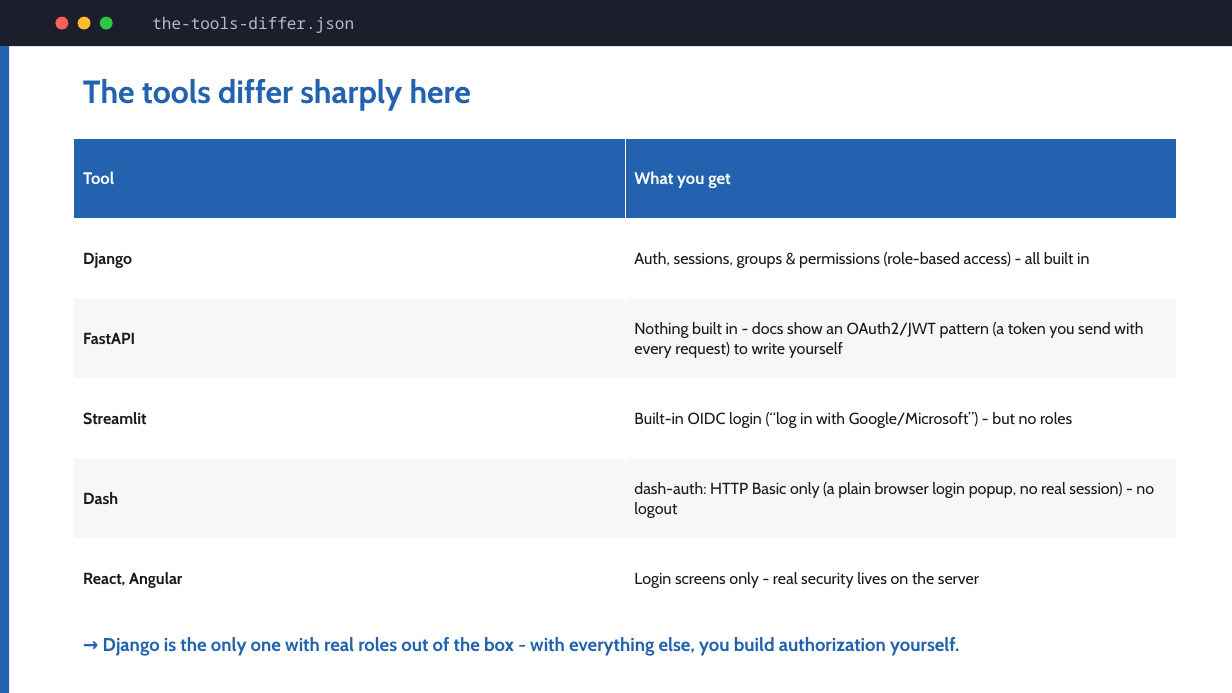
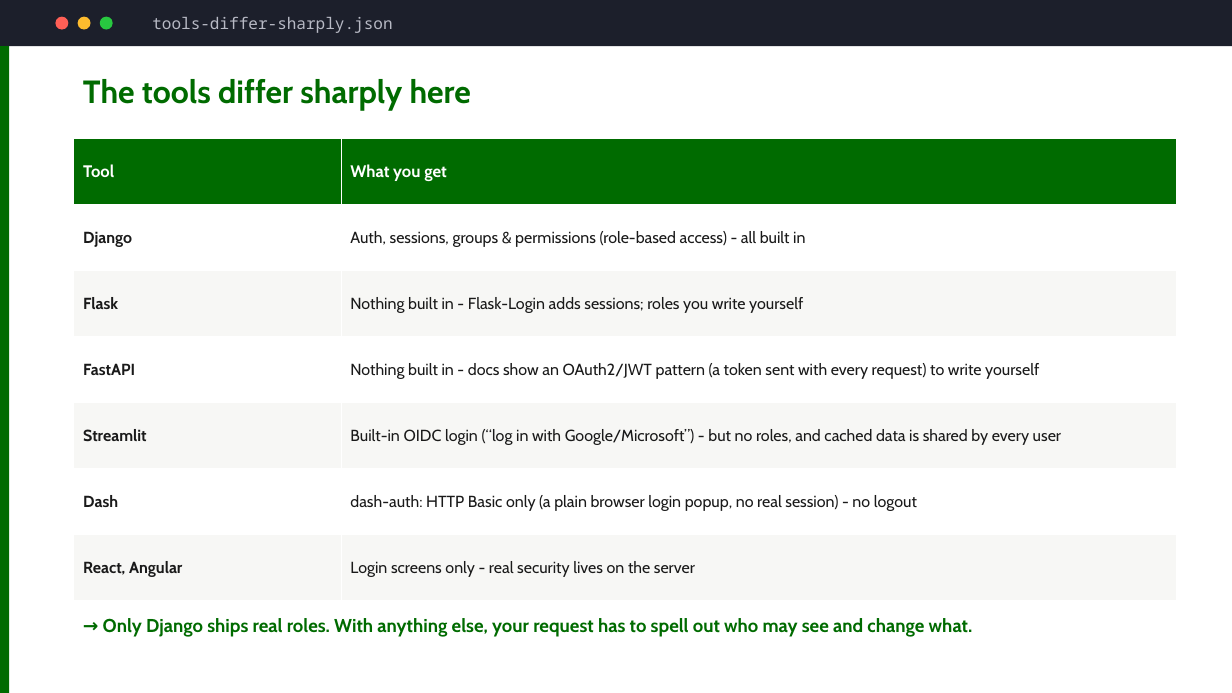
Before and after one commit to hovinh/web-development-learning-lab, a slide deck: slide 16 of blog/web-dev-for-data-people/slides/web-dev-for-data-people-slides.pptx (slide 14 before the commit). Drawn at 1232x693 pixels with LibreOffice and Linux fonts; fonts in the diff are those of the drawing. Boxes give left, top, right and bottom in pixels: in the first picture for what was removed or moved away, otherwise in the second. Text is boxed around its words. In the diff, an @@ line names an element or a change of style, - is before the commit and + after.

Commit message:
Reframe talk deck around the LLM request; fix review findings
- Thread "you'll ask an LLM to build it" through every section; move the
  thesis up to straight after the hook
- Add a code slide kind: the real PROMPT.md behind demo 1, and the ownership
  rule in both labeling codebases
- Use one tick-number convention; the meter lights actual rows; the ladder
  shows which ticks each rung adds
- Retake the Django admin (was empty) and PSA screenshots; move the Run-it
  slides to an appendix (86.5 min planned)
- Fix the HTML deck CSS being overridden by reveal's theme

```diff
--- a/blog/web-dev-for-data-people/slides/web-dev-for-data-people-slides.pptx
+++ b/blog/web-dev-for-data-people/slides/web-dev-for-data-people-slides.pptx
@@ text at (152,17,392,33): text changed @@
-the-tools-differ.json
+tools-differ-sharply.json
@@ rectangle at (0,46,9,693): fill #2262AF to #006B00 @@
@@ text "The tools differ sharply here" at (83,79,471,110): text colour #2262AF to #006B00 @@
@@ table at (74,139,1177,601) @@
-row 3: FastAPI | Nothing built in - docs show an OAuth2/JWT pattern (a token you send with every request) to write yourself
-row 4: Streamlit | Built-in OIDC login (“log in with Google/Microsoft”) - but no roles
+row 3: Flask | Nothing built in - Flask-Login adds sessions; roles you write yourself
+row 4: FastAPI | Nothing built in - docs show an OAuth2/JWT pattern (a token sent with every request) to write yourself
+row 5: Streamlit | Built-in OIDC login (“log in with Google/Microsoft”) - but no roles, and cached data is shared by every user
@@ text at (103,618,973,637): text changed; text colour #2262AF to #006B00 @@
-→ Django is the only one with real roles out of the box - with everything else, you build authorization yourself.
+→ Only Django ships real roles. With anything else, your request has to spell out who may see and change what.
```
Also in this commit, not shown: 38 other slides changed, 3 slides added, 1 slide removed, 15 other files.
